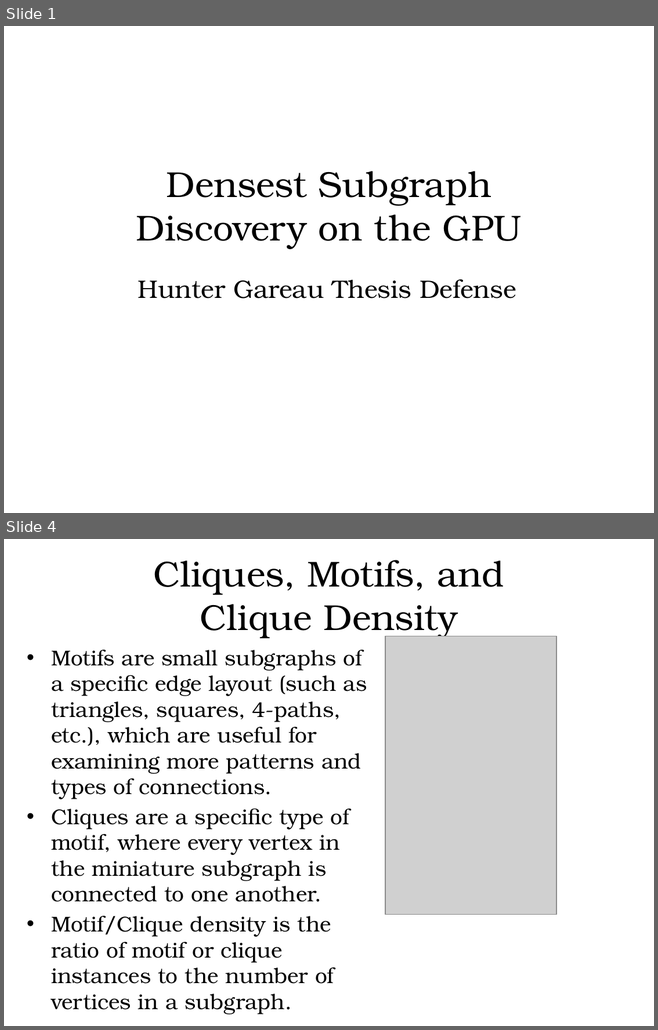
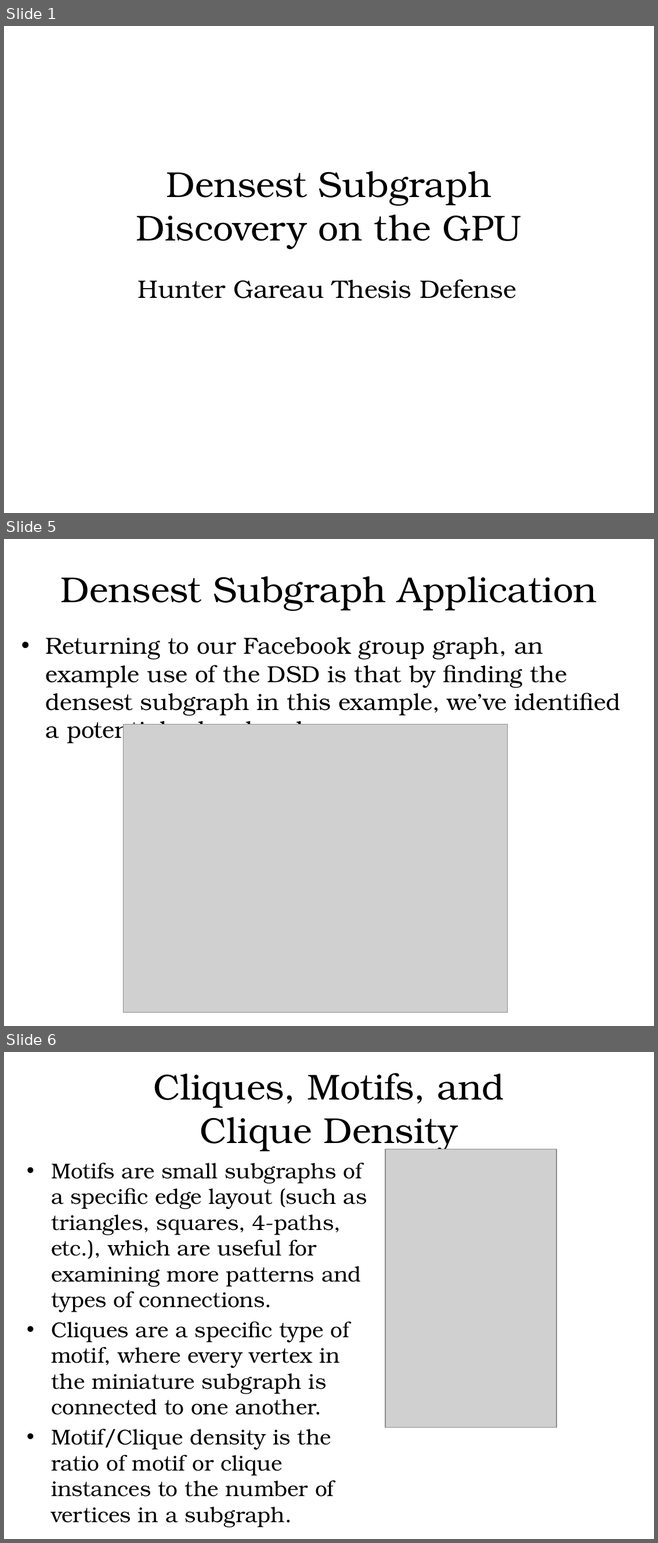
Before and after one commit to hgareau/DensestSubgraphDiscovery, a slide deck: Thesis Defense Presentation.pptx. Shown one above the other, each under a label of ours: slides 1 and 4 before the commit, slides 1, 5 and 6 after it; the slides between them are not shown. The pictures are 658x1030 and 658x1543 pixels, drawn with LibreOffice and Linux fonts; fonts in the diff are those of the drawing; grey boxes stand for pictures; background and template pictures are left out. Boxes give left, top, right and bottom in pixels: in the first picture for what was removed or moved away, otherwise in the second. Text is boxed around its words. In the diff, an @@ line names an element or a change of style, - is before the commit and + after.

```diff
--- a/Thesis Defense Presentation.pptx
+++ b/Thesis Defense Presentation.pptx
@@ slide 5 added at [4,539,654,1026], background #FFFFFF @@
@@ text added at [61,576,597,610], 40 pt, text #000000 @@
+Densest Subgraph Application
@@ text added at [46,637,620,744], 25.9 pt, text #000000 @@
+• Returning to our Facebook group graph, an example use of the DSD is that by finding the densest subgraph in this example, we’ve identified a potential echo chamber.
@@ picture added at [123,724,507,1012] @@
@@ what was slide 4 is now slide 6 @@
```
Also in this commit, not shown: 3 slides changed, 11 other slides added.
